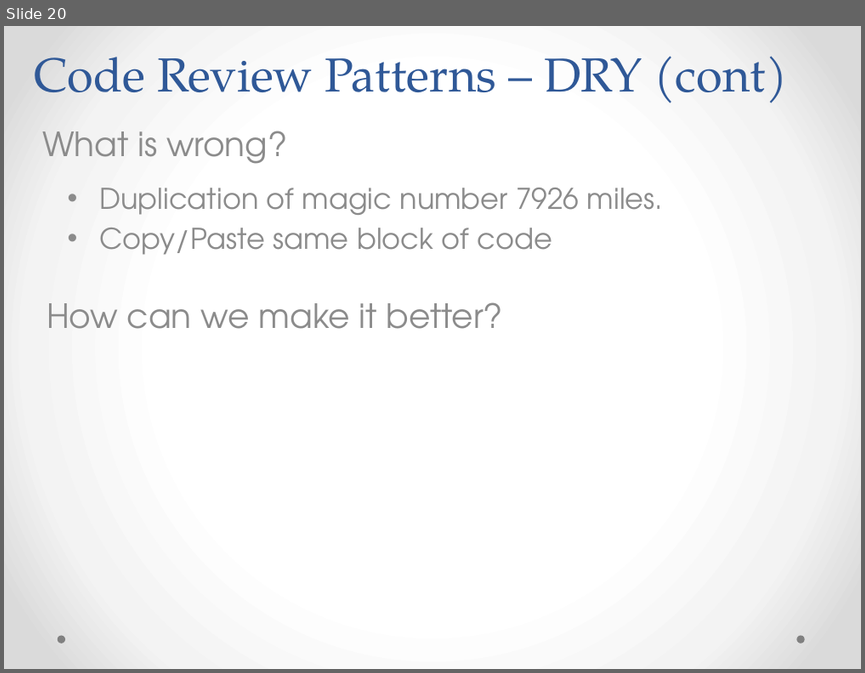
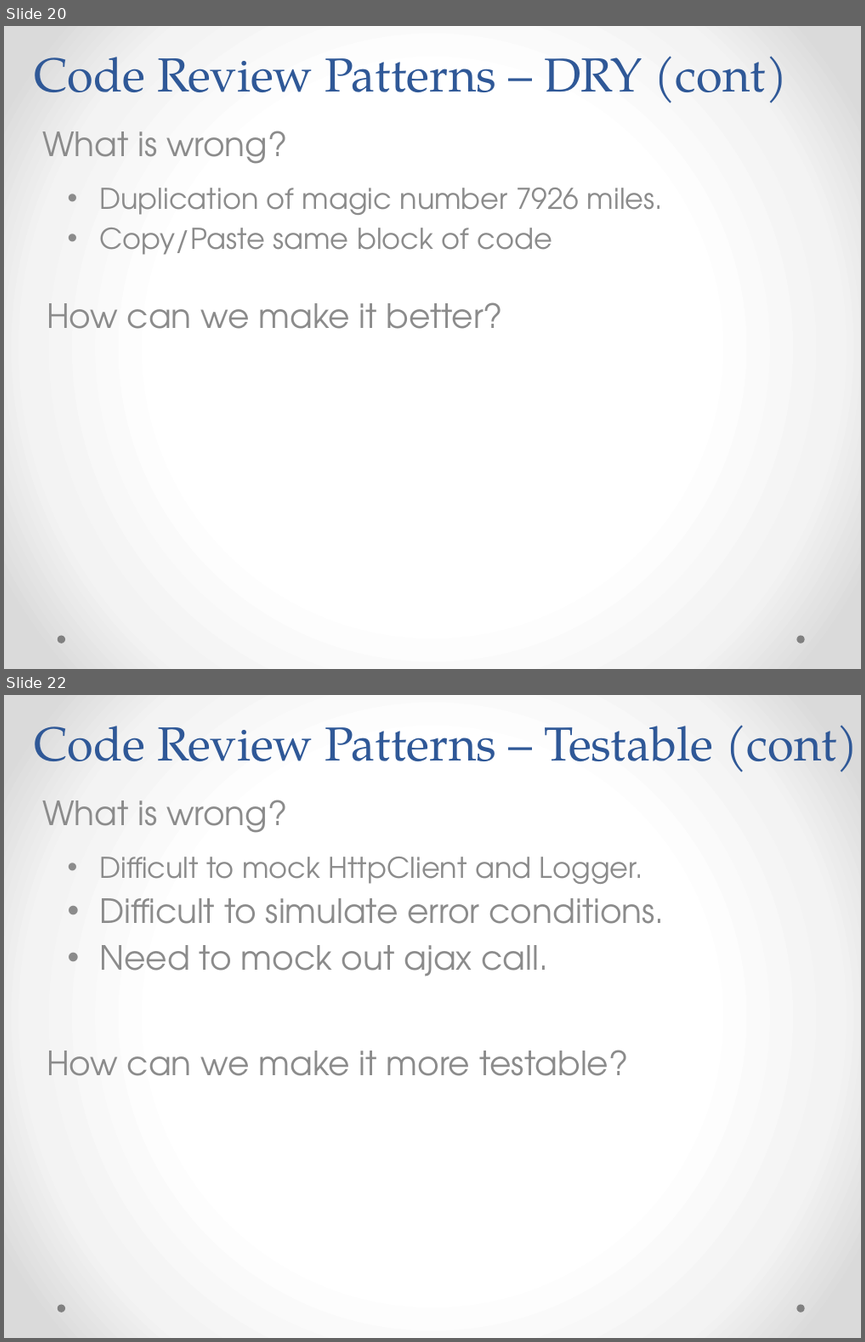
Before and after one commit to h-t-tran/brown, a slide deck: codereview/tech-presentation-effective-codereview.pptx. Shown one above the other, each under a label of ours: slide 20 before the commit, slides 20 and 22 after it; the slides between them are not shown. The pictures are 865x673 and 865x1342 pixels, drawn with LibreOffice and Linux fonts; fonts in the diff are those of the drawing. Boxes give left, top, right and bottom in pixels: in the first picture for what was removed or moved away, otherwise in the second. Text is boxed around its words. In the diff, an @@ line names an element or a change of style, - is before the commit and + after.

```diff
--- a/codereview/tech-presentation-effective-codereview.pptx
+++ b/codereview/tech-presentation-effective-codereview.pptx
@@ slide 22 added at box(4, 695, 861, 1338), background gradient #FFFFFF to #F4F4F4 to #DADADA; not listed: 2 template elements that a slide beside it also shows @@
@@ title added at box(34, 725, 858, 772), 40 pt, text #2F5897 @@
+Code Review Patterns – Testable (cont)
@@ text added at box(42, 800, 287, 833), 28 pt, text #8C8C8C @@
+What is wrong?
@@ text added at box(99, 857, 664, 976), 28 pt, text #8C8C8C @@
+• Difficult to mock HttpClient and Logger.
+• Difficult to simulate error conditions.
+• Need to mock out ajax call.
@@ text added at box(46, 1049, 628, 1076), 28 pt, text #8C8C8C @@
+How can we make it more testable?
```
Also in this commit, not shown: 17 slides changed, 2 other slides added, 2 slides removed, 7 other files.
